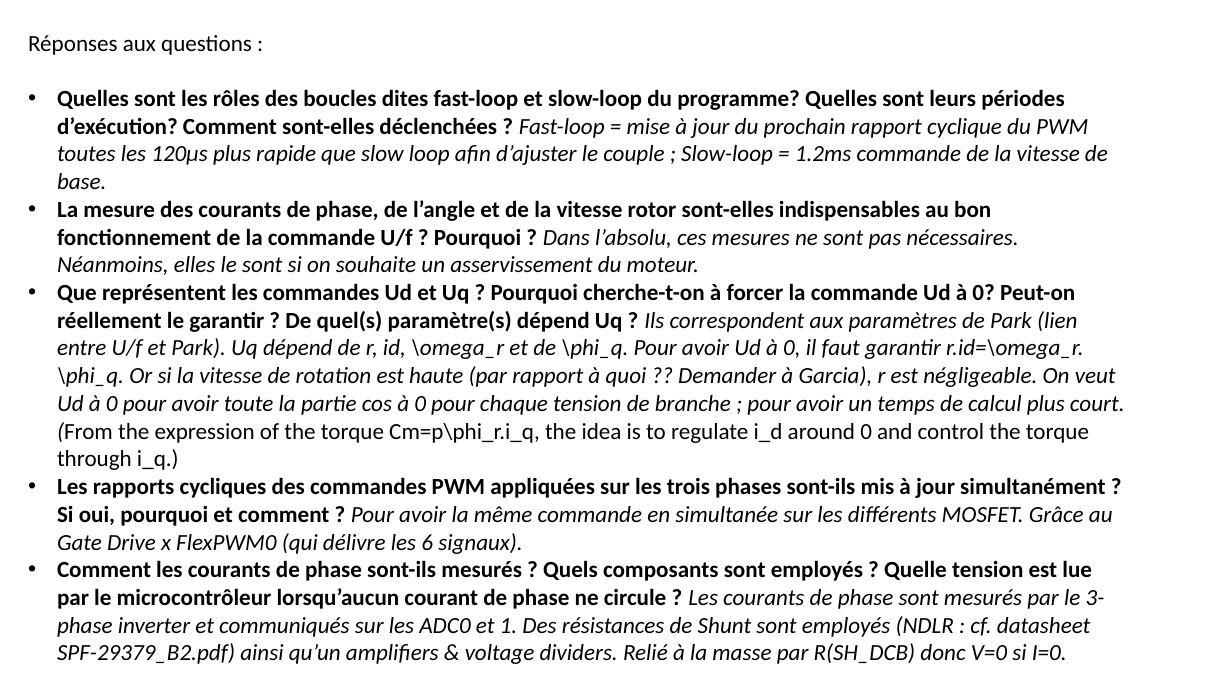
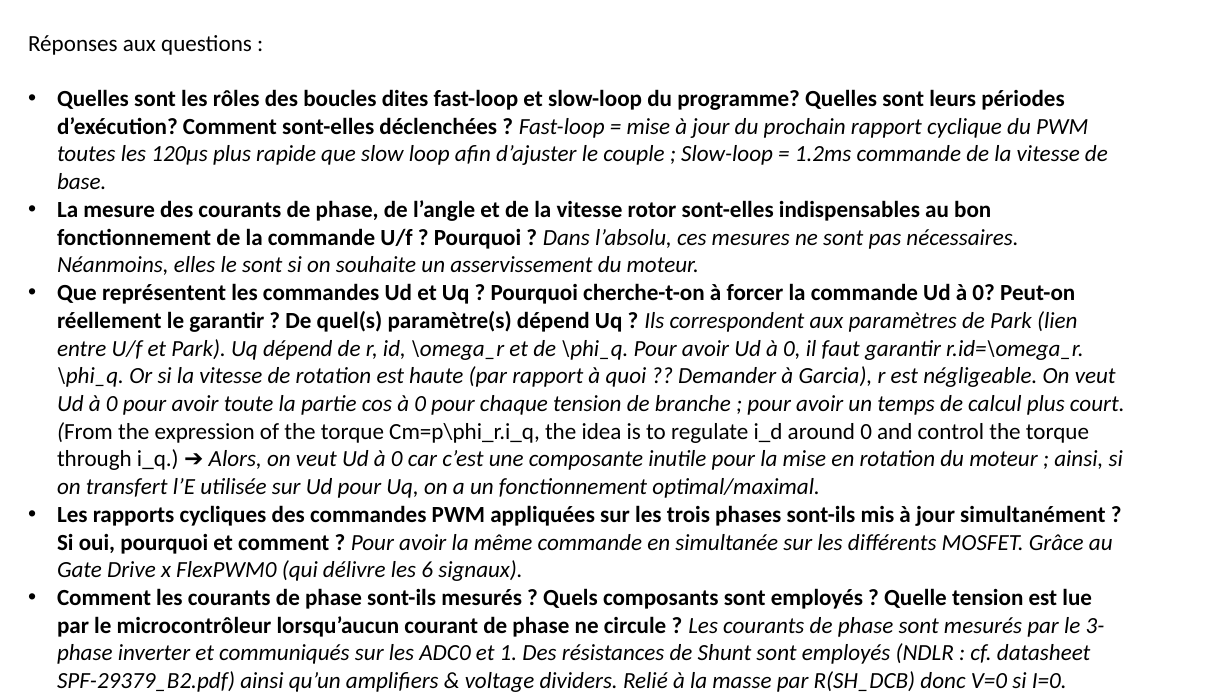
Before and after one commit to Gorataz/Moteur, a slide deck: slide 1 of Partie_Heing.pptx. Drawn at 1232x693 pixels with LibreOffice and Linux fonts; fonts in the diff are those of the drawing. Boxes give left, top, right and bottom in pixels: in the first picture for what was removed or moved away, otherwise in the second. Text is boxed around its words. In the diff, an @@ line names an element or a change of style, - is before the commit and + after.

Commit message:
Modification du document Réponses

```diff
--- a/Partie_Heing.pptx
+++ b/Partie_Heing.pptx
@@ text at <box>57,283,1125,498</box>: text changed @@
-• Que représentent les commandes Ud et Uq ? Pourquoi cherche-t-on à forcer la commande Ud à 0? Peut-on réellement le garantir ? De quel(s) paramètre(s) dépend Uq ? Ils correspondent aux paramètres de Park (lien entre U/f et Park). Uq dépend de r, id, \omega_r et de \phi_q. Pour avoir Ud à 0, il faut garantir r.id=\omega_r.\phi_q. Or si la vitesse de rotation est haute (par rapport à quoi ?? Demander à Garcia), r est négligeable. On veut Ud à 0 pour avoir toute la partie cos à 0 pour chaque tension de branche ; pour avoir un temps de calcul plus court. (From the expression of the torque Cm=p\phi_r.i_q, the idea is to regulate i_d around 0 and control the torque through i_q.)
+• Que représentent les commandes Ud et Uq ? Pourquoi cherche-t-on à forcer la commande Ud à 0? Peut-on réellement le garantir ? De quel(s) paramètre(s) dépend Uq ? Ils correspondent aux paramètres de Park (lien entre U/f et Park). Uq dépend de r, id, \omega_r et de \phi_q. Pour avoir Ud à 0, il faut garantir r.id=\omega_r.\phi_q. Or si la vitesse de rotation est haute (par rapport à quoi ?? Demander à Garcia), r est négligeable. On veut Ud à 0 pour avoir toute la partie cos à 0 pour chaque tension de branche ; pour avoir un temps de calcul plus court. (From the expression of the torque Cm=p\phi_r.i_q, the idea is to regulate i_d around 0 and control the torque through i_q.) ➔ Alors, on veut Ud à 0 car c’est une composante inutile pour la mise en rotation du moteur ; ainsi, si on transfert l’E utilisée sur Ud pour Uq, on a un fonctionnement optimal/maximal.
```
